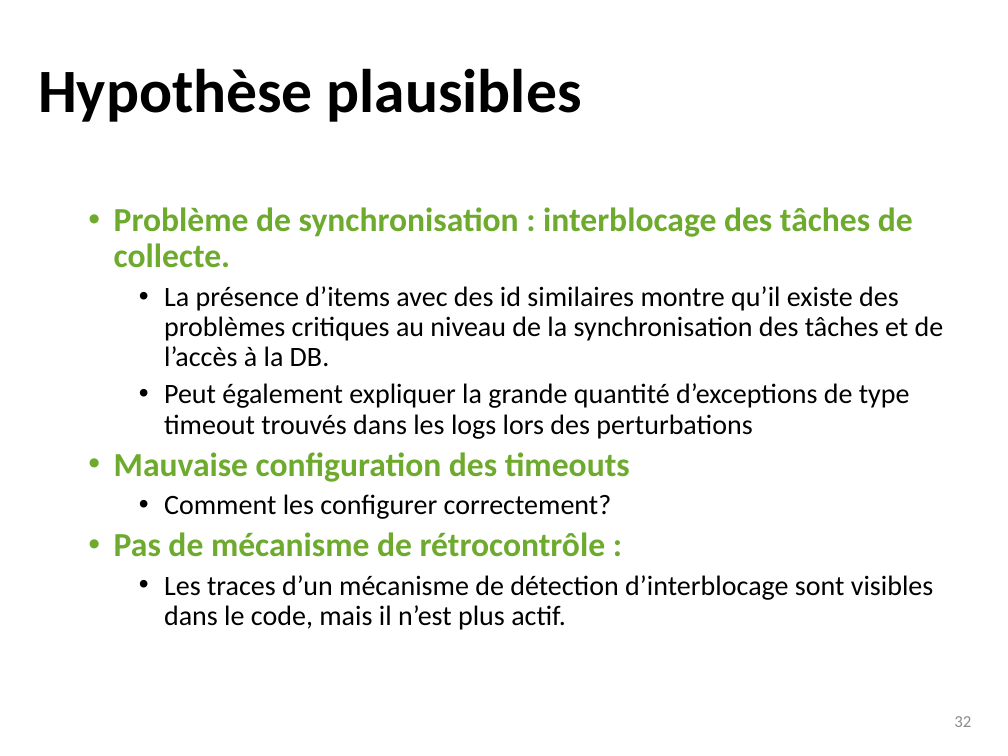
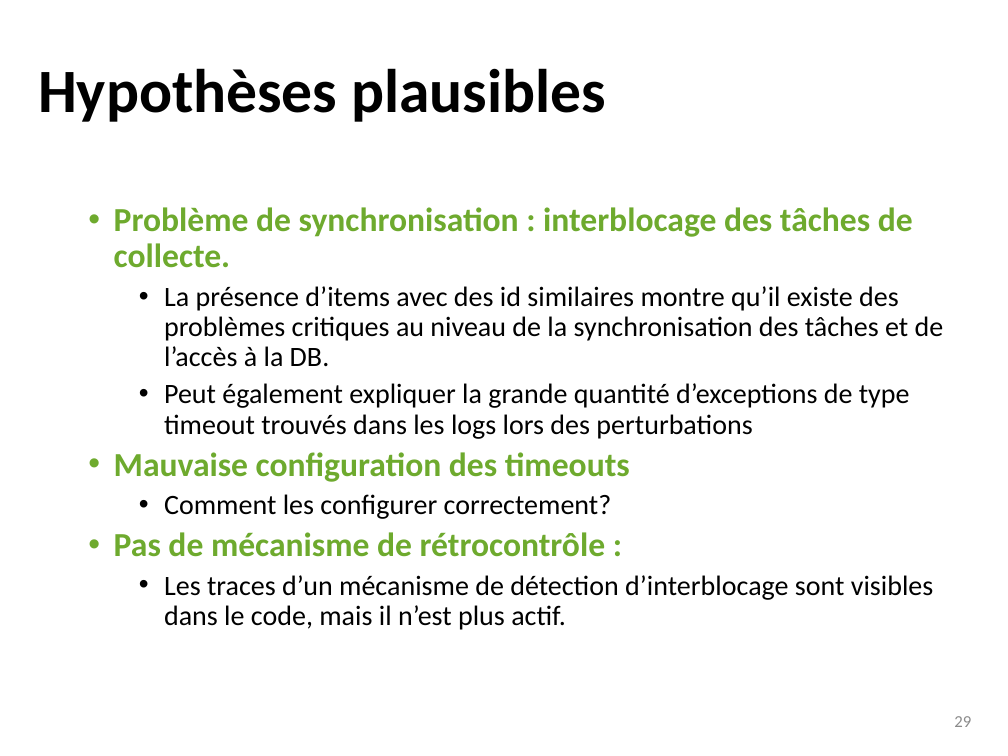
Before and after one commit to dosi-slides/2015_12_geomedia, a slide deck: slide 29 of slides.pptx (slide 32 before the commit). Drawn at 1008x756 pixels with LibreOffice and Linux fonts; fonts in the diff are those of the drawing. Boxes give left, top, right and bottom in pixels: in the first picture for what was removed or moved away, otherwise in the second. Text is boxed around its words. In the diff, an @@ line names an element or a change of style, - is before the commit and + after.

```diff
--- a/slides.pptx
+++ b/slides.pptx
@@ title at bbox=[38, 68, 606, 122]: text changed @@
-Hypothèse plausibles
+Hypothèses plausibles
@@ page number at bbox=[954, 716, 971, 727]: text changed @@
-32
+29
```
Also in this commit, not shown: 2 other slides changed, 2 slides added.
